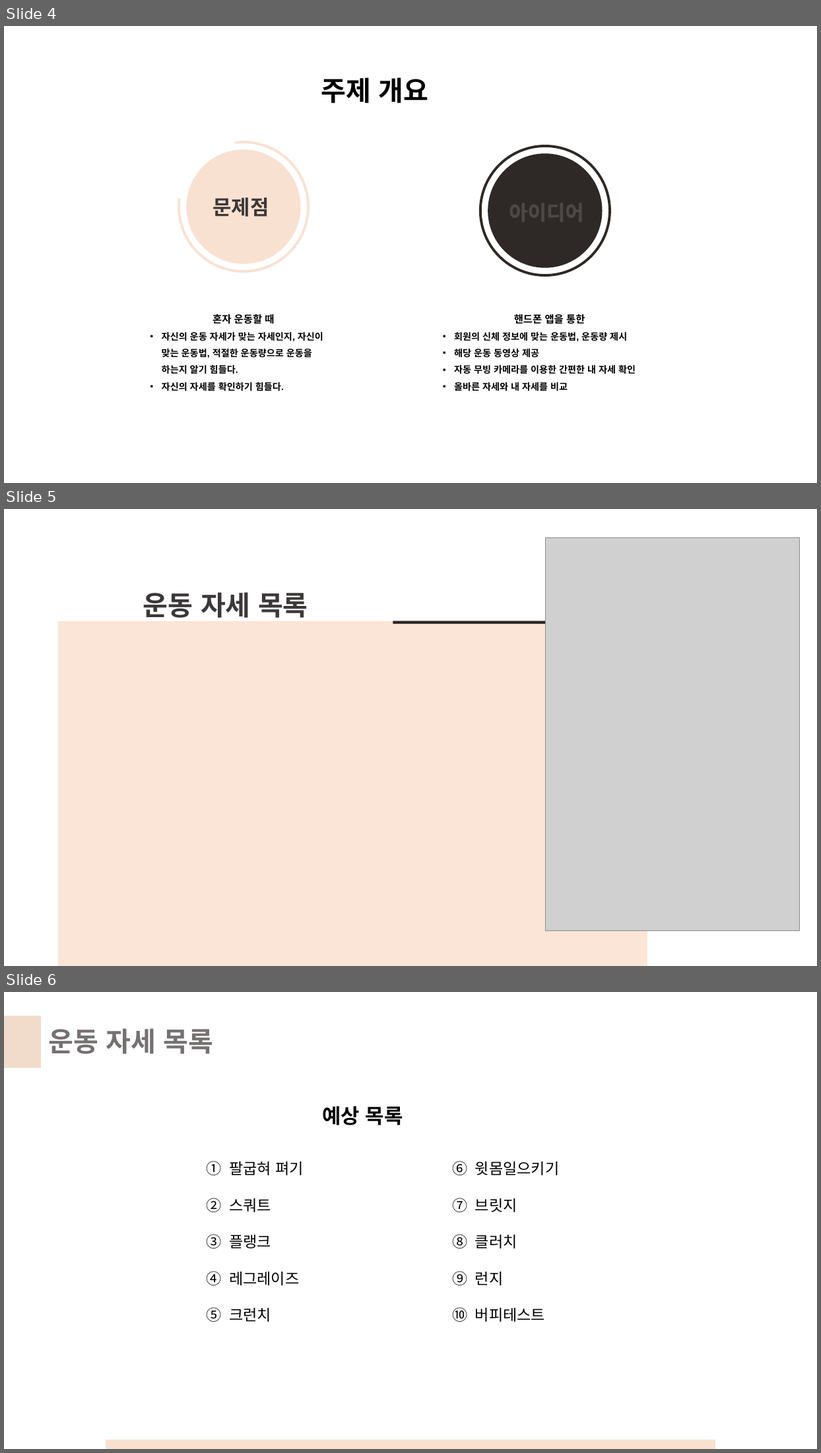
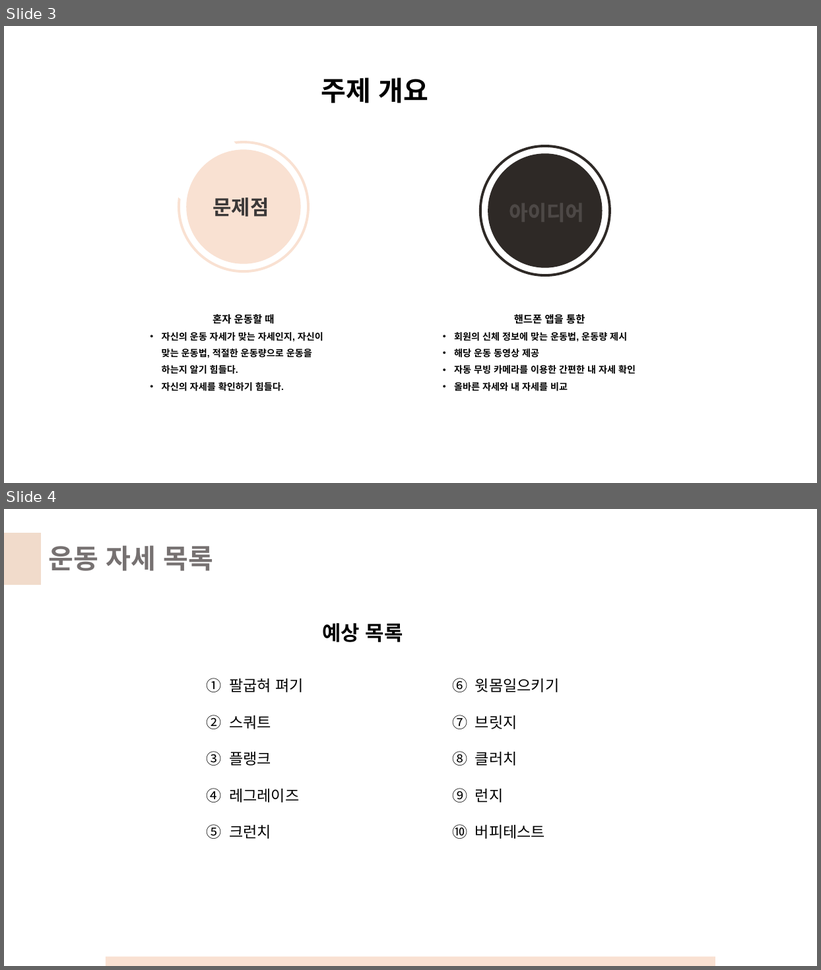
Before and after one commit to AInCT/Graduation-Design-18-1, a slide deck: Team-1/2018-03-14-발표자료/2018-03-14-발표자료.pptx. Shown one above the other, each under a label of ours: slides 4, 5 and 6 before the commit, slides 3 and 4 after it. The pictures are 821x1453 and 821x970 pixels, drawn with LibreOffice and Linux fonts; fonts in the diff are those of the drawing; grey boxes stand for pictures. Boxes give left, top, right and bottom in pixels: in the first picture for what was removed or moved away, otherwise in the second. Text is boxed around its words. In the diff, an @@ line names an element or a change of style, - is before the commit and + after.

```diff
--- a/Team-1/2018-03-14-발표자료/2018-03-14-발표자료.pptx
+++ b/Team-1/2018-03-14-발표자료/2018-03-14-발표자료.pptx
@@ slide 5 removed at bbox=[4, 509, 817, 966], background #FFFFFF @@
@@ picture removed at bbox=[546, 537, 800, 931] @@
@@ text removed at bbox=[143, 592, 308, 623] @@
-운동 자세 목록
@@ rectangle removed at bbox=[57, 621, 648, 966] @@
@@ rectangle removed at bbox=[393, 621, 618, 625] @@
@@ what was slide 4 is now slide 3 @@
@@ what was slide 6 is now slide 4 @@
```
Also in this commit, not shown: 2 other slides removed.
